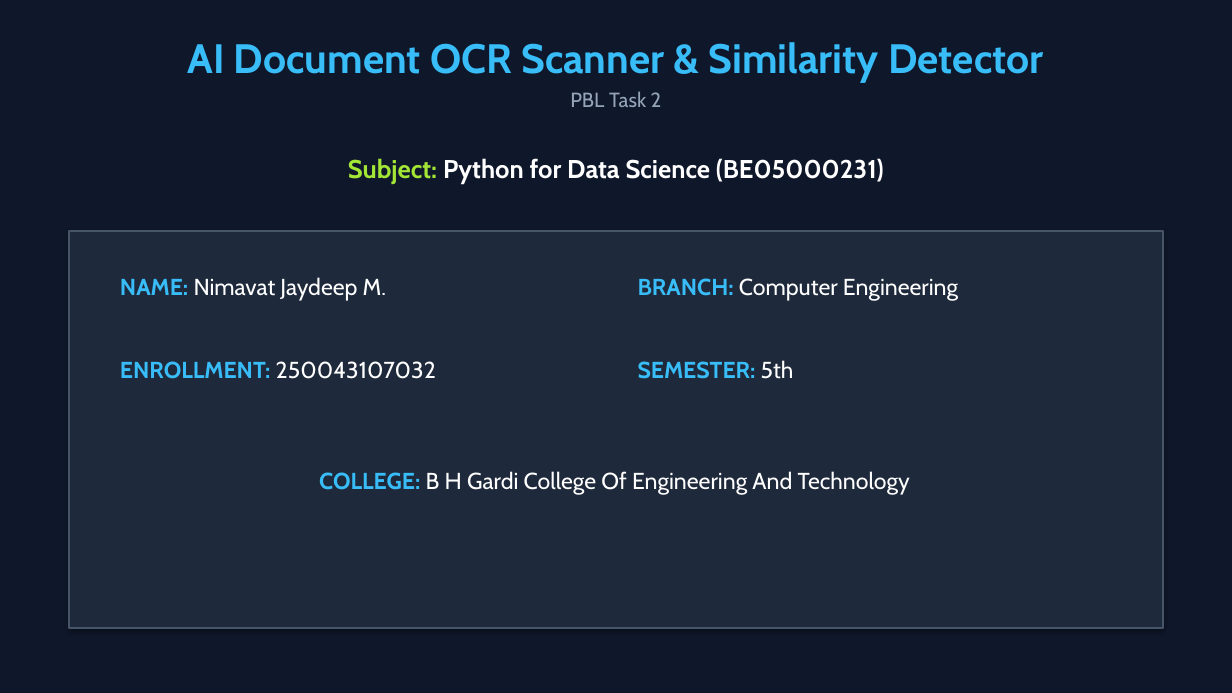
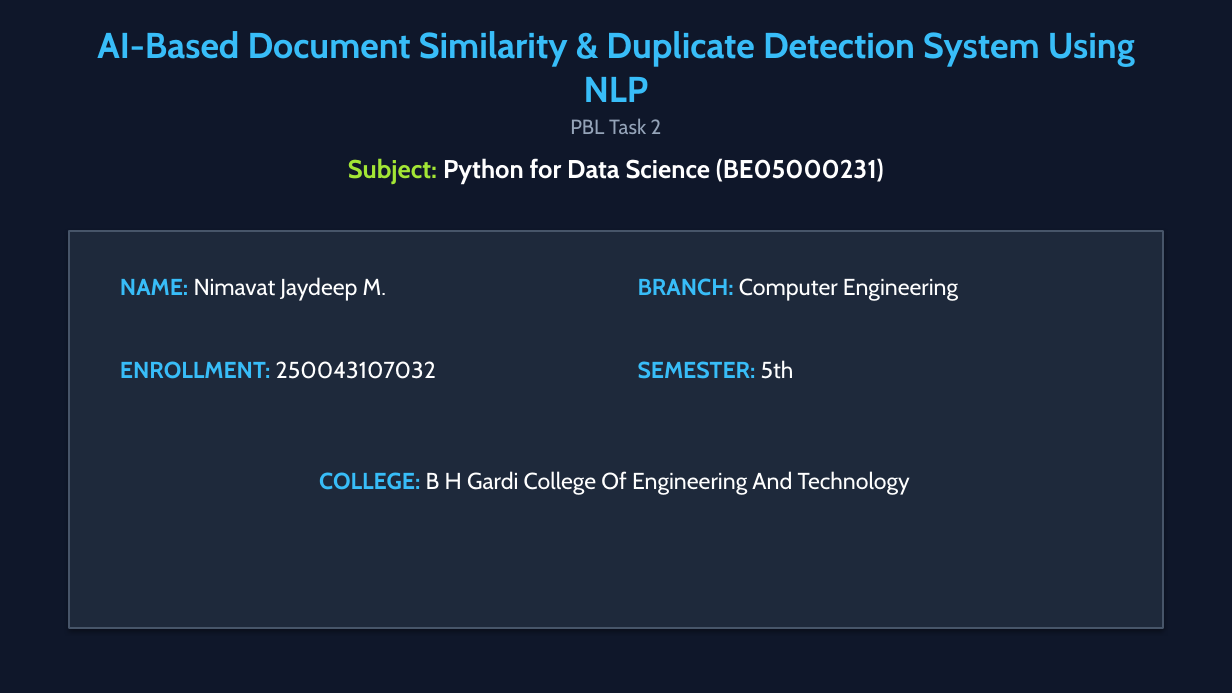
Before and after one commit to Jaydeep131/DocumentSimilarityDetector, a slide deck: slide 1 of AI_Document_OCR_Scanner_Similarity_Detector_PBL.pptx. Drawn at 1232x693 pixels with LibreOffice and Linux fonts; fonts in the diff are those of the drawing. Boxes give left, top, right and bottom in pixels: in the first picture for what was removed or moved away, otherwise in the second. Text is boxed around its words. In the diff, an @@ line names an element or a change of style, - is before the commit and + after.

Commit message:
Update project name to AI-Based Document Similarity & Duplicate Detection System Using NLP

```diff
--- a/AI_Document_OCR_Scanner_Similarity_Detector_PBL.pptx
+++ b/AI_Document_OCR_Scanner_Similarity_Detector_PBL.pptx
@@ text "AI-Based Document Similarity & Duplicate ...": place and size @@
-text "AI-Based Document Similarity & Duplicate ..." at (187,42,1043,107)
+text "AI-Based Document Similarity & Duplicate ..." at (97,31,1135,134)
@@ text at (97,31,1135,102): text changed; size 32 to 28 pt @@
-AI Document OCR Scanner & Similarity Detector
+AI-Based Document Similarity & Duplicate Detection System Using NLP
```
Also in this commit, not shown: 10 other files.
